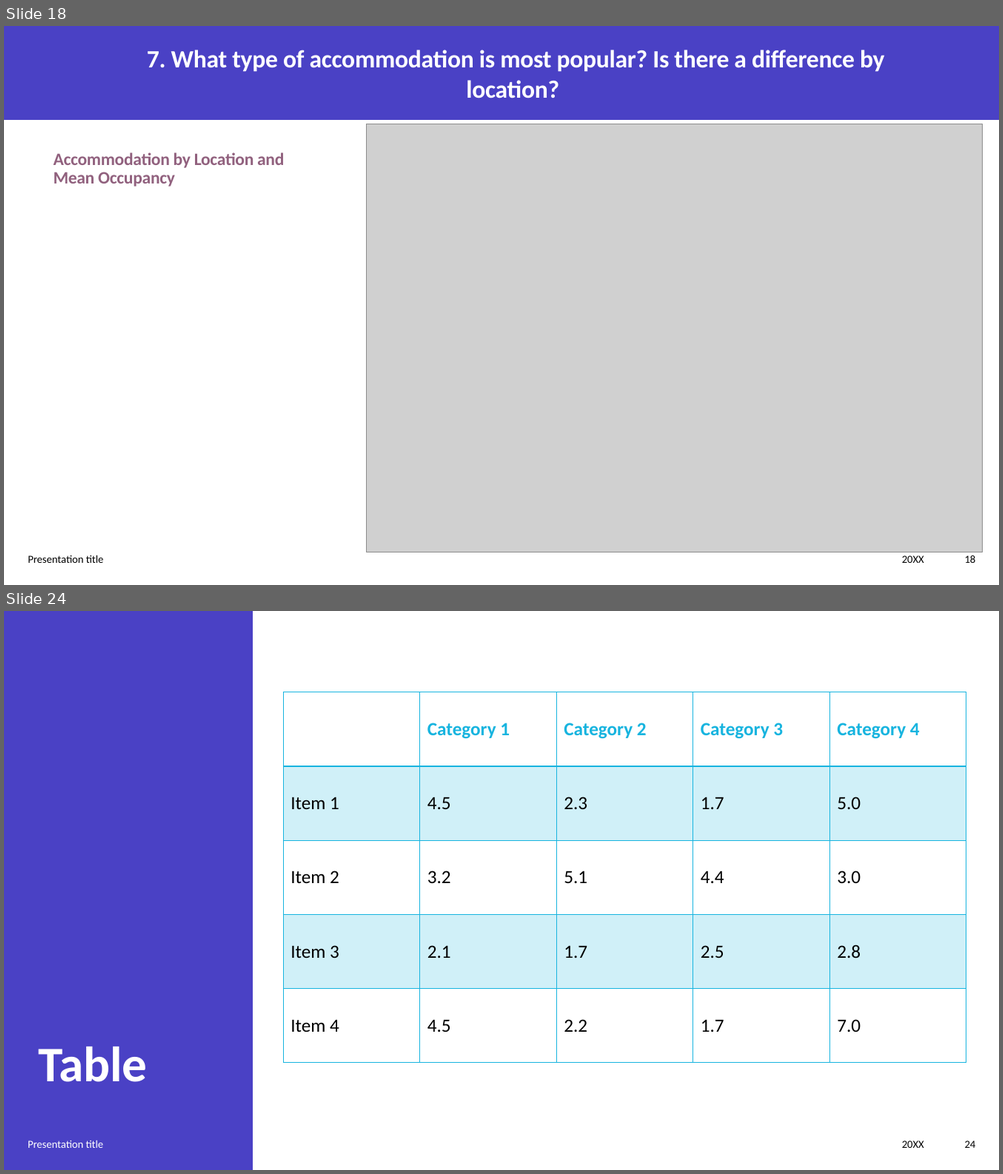
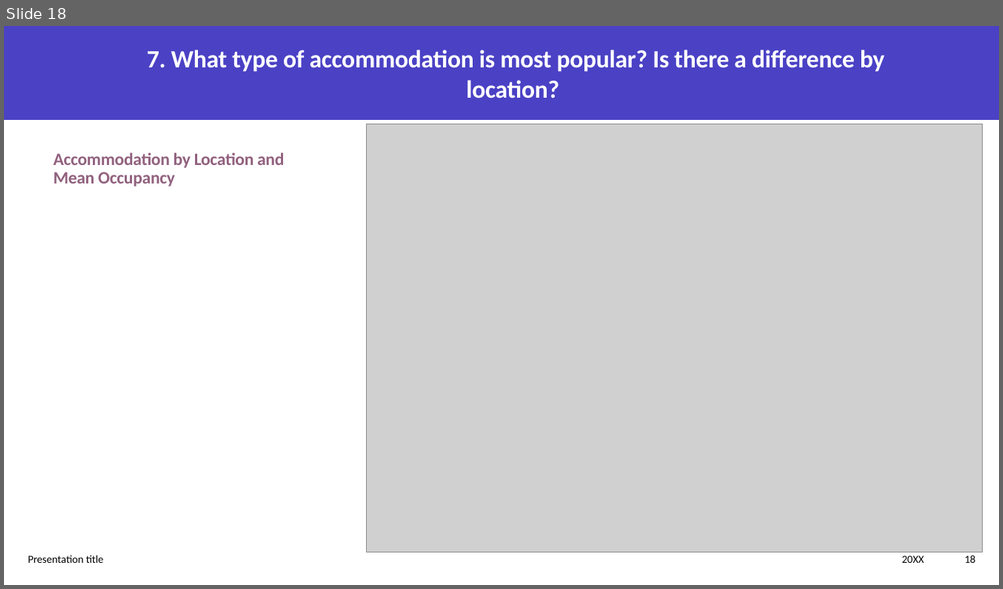
Before and after one commit to neilplenderleith/final_project_visit_scotland, a slide deck: Presentation/final_project_presentation.pptx. Shown one above the other, each under a label of ours: slides 18 and 24 before the commit, slide 18 after it; the slides between them are not shown. The pictures are 1003x1174 and 1003x589 pixels, drawn with LibreOffice and Linux fonts; fonts in the diff are those of the drawing; grey boxes stand for pictures. Boxes give left, top, right and bottom in pixels: in the first picture for what was removed or moved away, otherwise in the second. Text is boxed around its words. In the diff, an @@ line names an element or a change of style, - is before the commit and + after.

```diff
--- a/Presentation/final_project_presentation.pptx
+++ b/Presentation/final_project_presentation.pptx
@@ slide 24 removed at box(4, 611, 999, 1170), background #FFFFFF @@
@@ rectangle removed at box(4, 611, 253, 1170) @@
@@ table removed at box(283, 692, 966, 1063), 5 rows, 5 columns @@
- | Category 1 | Category 2 | Category 3 | Category 4
-Item 1 | 4.5 | 2.3 | 1.7 | 5.0
-Item 2 | 3.2 | 5.1 | 4.4 | 3.0
-Item 3 | 2.1 | 1.7 | 2.5 | 2.8
-Item 4 | 4.5 | 2.2 | 1.7 | 7.0
@@ title removed at box(39, 1047, 148, 1082) @@
-Table
@@ text removed at box(28, 1141, 104, 1148) @@
-Presentation title
@@ text removed at box(902, 1141, 924, 1148) @@
-20XX
@@ page number removed at box(965, 1141, 976, 1148) @@
-24
```
Also in this commit, not shown: 4 slides changed, 1 slide added, 9 other slides removed, 2 other files.
